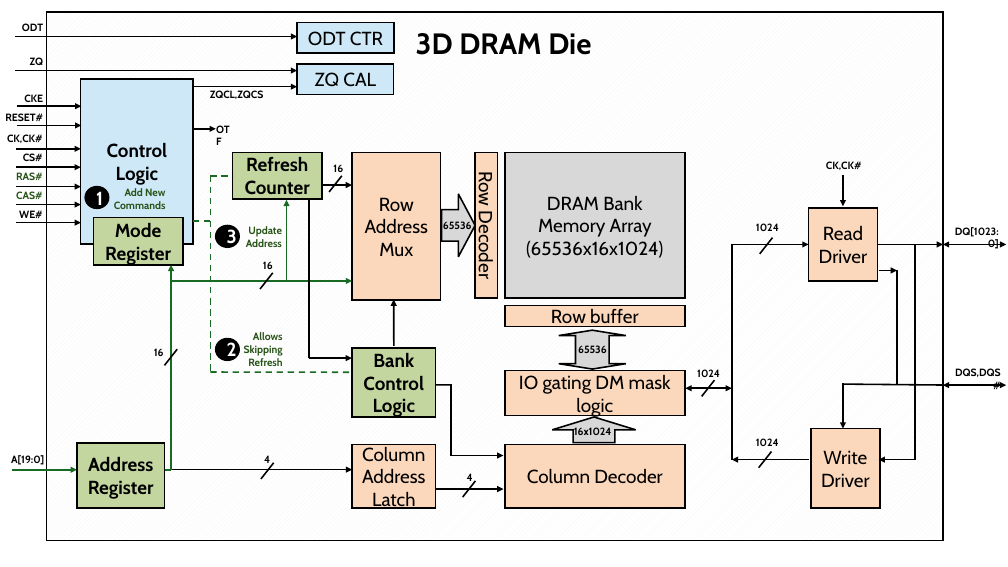
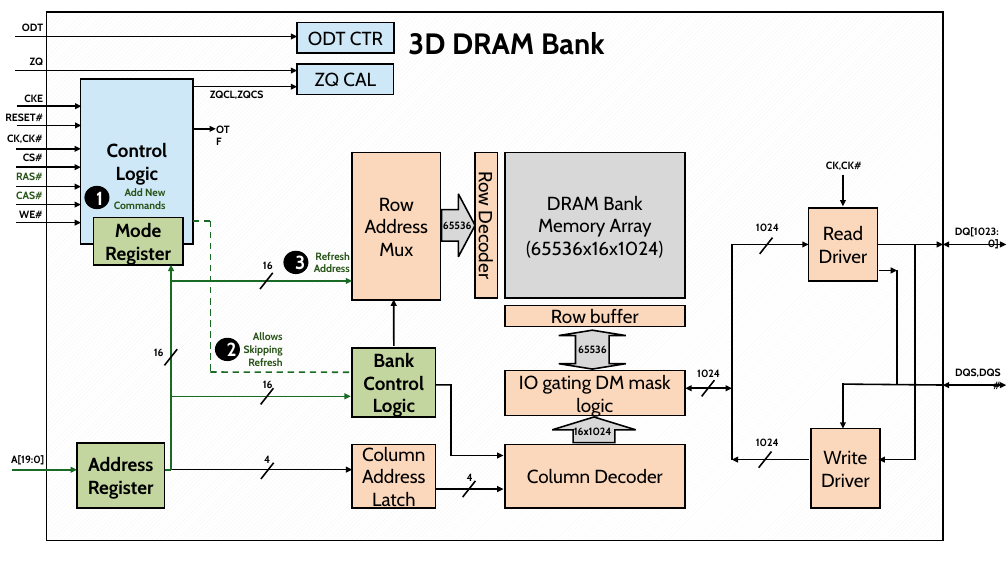
Before and after one commit to ph1223/Dram_controller, a slide deck: slide 9 of DRAM_System_Analysis/WUPR_Architecture_Graph.pptx. Drawn at 1008x567 pixels with LibreOffice and Linux fonts; fonts in the diff are those of the drawing. Boxes give left, top, right and bottom in pixels: in the first picture for what was removed or moved away, otherwise in the second. Text is boxed around its words. In the diff, an @@ line names an element or a change of style, - is before the commit and + after.

```diff
--- a/DRAM_System_Analysis/WUPR_Architecture_Graph.pptx
+++ b/DRAM_System_Analysis/WUPR_Architecture_Graph.pptx
@@ text at <box>408,32,604,55</box>: text changed @@
-3D DRAM Die
+3D DRAM Bank
@@ line removed from (210, 176) to (210, 218) @@
@@ line removed from (210, 176) to (233, 176) @@
@@ rectangle removed at <box>233,153,322,199</box> @@
-Refresh Counter
@@ arrow removed from (287, 281) to (287, 200) @@
@@ line removed from (309, 358) to (309, 200) @@
@@ arrow removed from (324, 185) to (352, 185) @@
@@ ellipse "3": place and size @@
-ellipse "3" at <box>216,225,239,247</box>
+ellipse "3" at <box>284,252,308,274</box>
@@ text "Refresh": place and size @@
-text "Refresh" at <box>246,226,282,247</box>
+text "Refresh" at <box>314,252,350,272</box>
@@ text at <box>315,252,349,260</box>: text changed @@
-Update
+Refresh
@@ arrow removed from (309, 358) to (352, 358) @@
@@ text "16": place and size @@
-text "16" at <box>333,164,343,176</box>
+text "16" at <box>263,380,273,391</box>
@@ line moved from (329, 192) - (342, 176) to (261, 405) - (274, 389) @@
@@ arrow added from (172, 396) to (351, 396), #196B24 1.5 pt @@
```
Also in this commit, not shown: 1 other slide changed, 1 slide removed, 15 other files.
